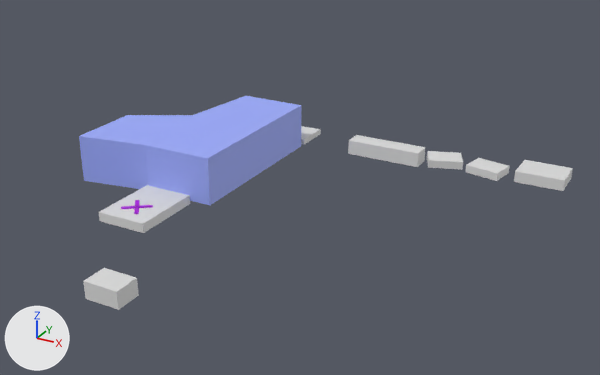
A saved change to the FBX model Assets/FBX/LevelStructure4.fbx.
Rendered twice from a 50 mm camera at (197.0, -281.0, 128.0) aimed at (46.0, -7.0, -9.0). The axes (+X, +Y, +Z) are drawn at lower left. The lights are the same throughout. Where no turn or scale is listed for an object, it has been applied to the vertices.
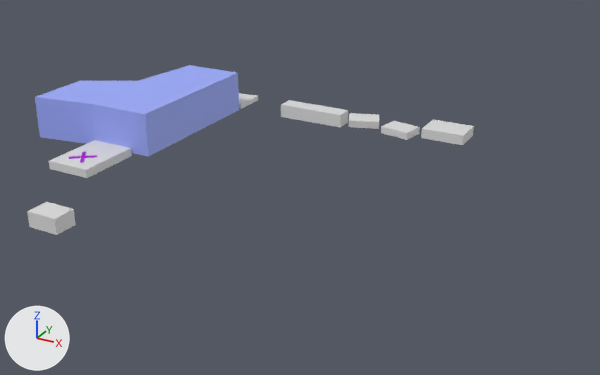
The change, as a list of edits to the scene's bpy script:
```text
Change ob_cube__10:
    remove ob_cube__10.parent = ob_levelstructure4
    ob_cube__10.location: (3257.0, -861.0, 10743.0) -> (-19.31, -80.12, -7.219)
    ob_cube__10.rotation_euler: (0.0, 0.0, 0.0) -> (1.571, 0.0, 0.0)  # degrees (0, 0, 0) -> degrees (90, 0, 0)
    ob_cube__10.scale: (13.6, 6.58, 9.87) -> (0.136, 0.0658, 0.0987)
Change ob_cube__3:
    remove ob_cube__3.parent = ob_levelstructure4
    ob_cube__3.location: (10774.0, -906.0, -4968.0) -> (55.86, 76.99, -8.749)
    ob_cube__3.rotation_euler: (0.0, -0.194, 0.0) -> (1.571, 0.0, -0.194)  # degrees (0, -11, 0) -> degrees (90, 0, -11)
    ob_cube__3.scale: (14.9, 3.46, 11.1) -> (0.149, 0.0346, 0.111)
Change ob_cube__8:
    ob_cube__8.location: (203.1, -766.0, 5662.0) -> (-49.85, -29.31, -6.269)
    ob_cube__8.rotation_euler: (0.0, 0.648, 0.0) -> (1.571, 0.0, 0.648)  # degrees (0, 37, 0) -> degrees (90, 0, 37)
    ob_cube__8.scale: (1.53, 0.764, 12.0) -> (0.0153, 0.00764, 0.12)
Change ob_cube:
    ob_cube.location: (0.0, 0.0, 0.0) -> (-51.9, 27.3, 1.4)
Change ob_cube__4:
    remove ob_cube__4.parent = ob_levelstructure4
    ob_cube__4.location: (8834.0, -862.0, -4968.0) -> (36.46, 76.99, -7.229)
    ob_cube__4.rotation_euler: (0.0, 0.415, -0.0282) -> (1.582, 0.0258, 0.415)  # degrees (0, 24, -1.6) -> degrees (91, 1.5, 24)
    ob_cube__4.scale: (14.9, 3.46, 11.1) -> (0.149, 0.0346, 0.111)
Change ob_cube__7:
    remove ob_cube__7.parent = ob_levelstructure4
    ob_cube__7.location: (242.0, -960.0, 5211.0) -> (-49.46, -24.81, -8.209)
    ob_cube__7.rotation_euler: (0.0, 0.0, 0.0) -> (1.571, 0.0, 0.0)  # degrees (0, 0, 0) -> degrees (90, 0, 0)
    ob_cube__7.scale: (21.2, 3.84, 29.6) -> (0.212, 0.0384, 0.296)
Change ob_cube__2:
    remove ob_cube__2.parent = ob_levelstructure4
    ob_cube__2.location: (13155.0, -700.0, -4968.0) -> (79.67, 76.99, -5.609)
    ob_cube__2.rotation_euler: (0.0, 0.0, 0.0) -> (1.571, 0.0, 0.0)  # degrees (0, 0, 0) -> degrees (90, 0, 0)
    ob_cube__2.scale: (20.3, 4.7, 15.1) -> (0.203, 0.047, 0.151)
Change ob_cube__6:
    remove ob_cube__6.parent = ob_levelstructure4
    ob_cube__6.location: (1385.0, -827.1, -4643.0) -> (-38.03, 73.73, -6.88)
    ob_cube__6.rotation_euler: (0.0, 0.0, 0.0242) -> (1.571, -0.0242, 0.0)  # degrees (0, 0, 1.4) -> degrees (90, -1.4, 0)
    ob_cube__6.scale: (19.9, 2.45, 16.5) -> (0.199, 0.0245, 0.165)
Change ob_cube__5:
    remove ob_cube__5.parent = ob_levelstructure4
    ob_cube__5.location: (6016.0, -947.0, -5003.0) -> (8.281, 77.33, -8.079)
    ob_cube__5.rotation_euler: (0.0, 0.0, 0.0) -> (1.571, 0.0, 0.0)  # degrees (0, 0, 0) -> degrees (90, 0, 0)
    ob_cube__5.scale: (34.3, 6.58, 8.68) -> (0.343, 0.0658, 0.0868)
Change ob_cube__9:
    ob_cube__9.location: (203.1, -766.0, 5662.0) -> (-49.85, -29.31, -6.269)
    ob_cube__9.rotation_euler: (0.0, -0.923, 0.0) -> (1.571, 0.0, -0.923)  # degrees (0, -53, 0) -> degrees (90, 0, -53)
    ob_cube__9.scale: (1.53, 0.764, 12.0) -> (0.0153, 0.00764, 0.12)
```

Boxes [x1, y1, x2, y2] around the edits, measured in the pictures (600 x 375 px):
'Cube', moved: before [79, 96, 301, 205]; after [35, 65, 239, 157]
'Cube__7_', moved, turned, rescaled: before [99, 185, 190, 233]; after [49, 140, 132, 178]
'Cube__10_', moved, turned, rescaled: before [83, 268, 139, 310]; after [27, 202, 76, 235]
'Cube__5_', moved, turned, rescaled: before [348, 135, 425, 167]; after [281, 100, 348, 127]
'Cube__2_', moved, turned, rescaled: before [514, 160, 573, 191]; after [421, 119, 474, 145]
'Cube__3_', moved, turned, rescaled: before [466, 158, 509, 181]; after [381, 121, 420, 140]
'Cube__4_', moved, turned, rescaled: before [427, 151, 463, 170]; after [349, 113, 379, 129]
'Cube__6_', moved, turned, rescaled: before [301, 126, 321, 145]; after [239, 93, 258, 109]
'Cube__9_', moved, turned, rescaled: before [121, 205, 153, 209]; after [69, 155, 97, 159]
'Cube__8_', moved, turned, rescaled: before [134, 200, 139, 214]; after [80, 152, 86, 163]
